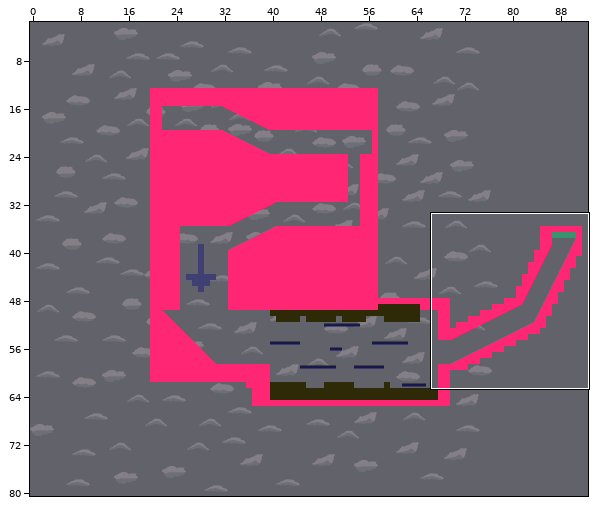
Level history. Tiled map: New Unity Project/Assets/SuperTiled2Unity/Import(GE)/1st_Level.tmx. The picture above shows the old version from afar; the outline marks the close-up.
Close-up. As it was:
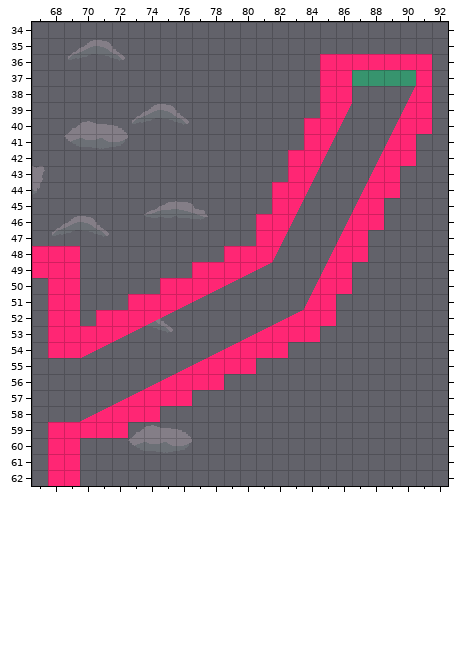
Cells are 16x16 px. Shown: x 67..92, y 34..62. The commit also changed other parts of the map, which this record leaves out.
Now the later version:
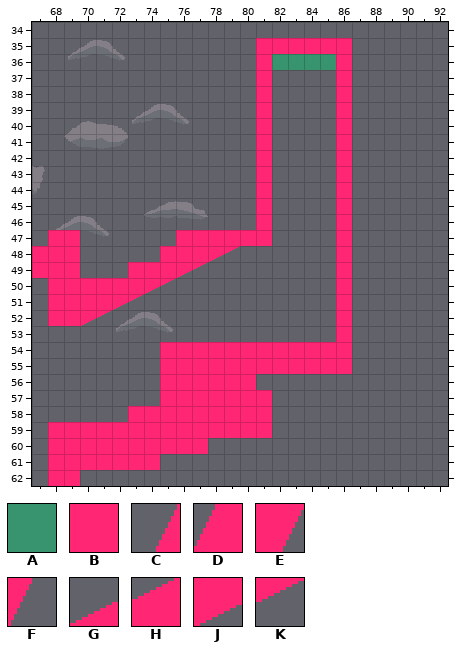
Key: from "2nd_Level": A 2; from "Prototype_1": B 0, C 3, D 8, E 14, F 19, G 20, H 21, J 27, K 28.
_ is an empty cell.
Tiles of an added or newly shown layer are drawn over the layers below it.
Edits made:
Layer "Prototype_Extension":
y 36: x 85 B -> _; x 87..91 BBBBB -> _____
y 37: x 85 B -> _; x 87..91 AAAAB -> _____
y 38: x 85 B -> _; x 90..91 CB -> __
y 39: x 85..86 BE -> __; x 90..91 DB -> __
y 40: x 84..86 BBF -> ___; x 89..91 CBB -> ___
y 41: x 84..85 BE -> __; x 89..90 DB -> __
y 42: x 83..85 BBF -> ___; x 88..90 CBB -> ___
y 43: x 83..84 BE -> __; x 88..89 DB -> __
y 44: x 82..84 BBF -> ___; x 87..89 CBB -> ___
y 45: x 82..83 BE -> __; x 87..88 DB -> __
y 46: x 82..83 BF -> __; x 86..88 CBB -> ___
y 47: x 82 E -> _; x 86..87 DB -> __
y 48: x 79..82 BBBF -> ____; x 85 C -> _; x 87 B -> _
y 49: x 77..81 BBBJK -> _____; x 85 D -> _
y 50: x 75..79 BBBJK -> _____; x 84..85 CB -> __
y 51: x 73..77 BBBJK -> _____; x 84..85 DB -> __
y 52: x 71..75 BBBJK -> _____; x 82..85 GHBB -> ____
y 53: x 68..73 BBBBJK -> ______; x 80..84 GHBBB -> _____
y 54: x 68..71 BBJK -> ____; x 78..79 GH -> __
y 55: x 76..77 GH -> __
y 56: x 74..75 GH -> __
y 57: x 72..74 GHB -> ___
y 58: x 70..72 GHB -> ___
Layer "Level_Collider_Wall" (added):
y 35: x 81..86 ______ -> BBBBBB
y 36..38: x 81 _ -> B
y 39..45: x 81 _ -> B; x 86 _ -> B
y 46: x 86 _ -> B
y 47: x 68..69 __ -> BB; x 86 _ -> B
y 51..53: x 86 _ -> B
y 54..56: x 75 _ -> B
Layer "Level_Collider_Ground":
y 36: x 82..85 ____ -> AAAA
y 47: x 76..80 _____ -> BBBBB
y 48: x 75..79 _____ -> BBBJK
y 49: x 73..77 _____ -> BBBJK
y 50: x 70..75 ______ -> BBBBJK
y 51: x 70..73 ____ -> BBJK
y 52: x 70..71 __ -> JK
y 54: x 76..79 ____ -> BBBB; x 83..86 ____ -> BBBB
y 55: x 76..77 __ -> BB; x 81..86 ______ -> BBBBBB
y 56: x 79..80 __ -> BB
y 57: x 77..81 _____ -> BBBBB
y 58: x 75..81 _______ -> BBBBBBB
y 59: x 73..81 _________ -> BBBBBBBBB
y 60: x 70..77 ________ -> BBBBBBBB
y 61: x 70..74 _____ -> BBBBB
Boxes around the changes in both close-ups, in picture pixels (x1, y1, x2, y2):
changed: (48, 38, 432, 470)
